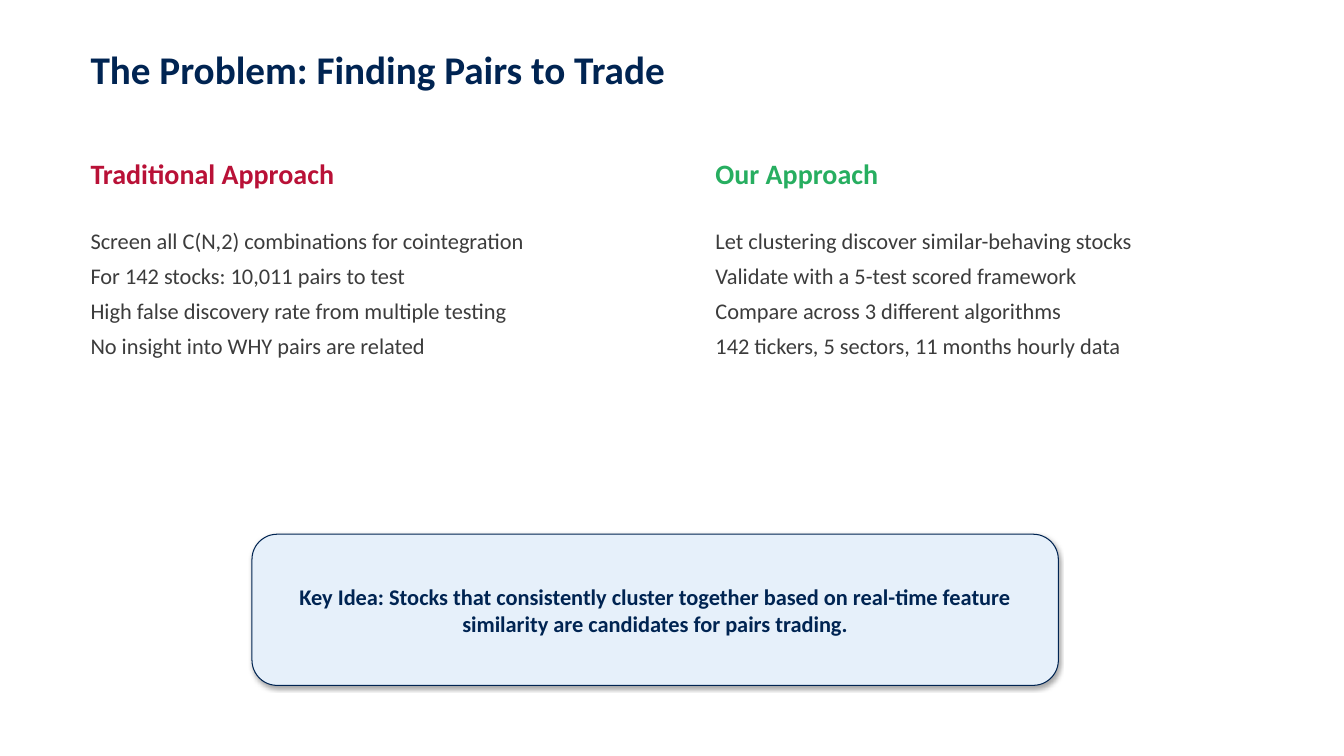
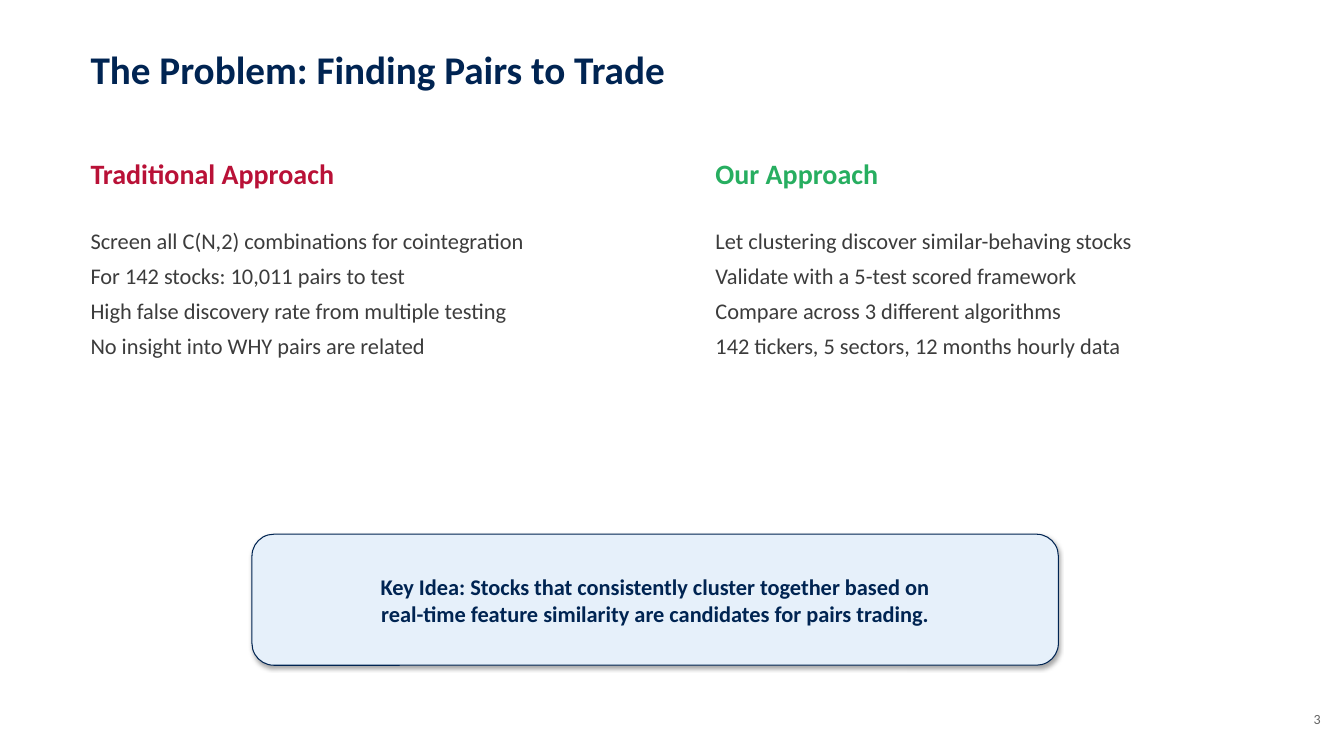
Before and after one commit to jcmcode/pairs-test, a slide deck: slide 3 of deliverables/presentation.pptx (slide 4 before the commit). Drawn at 1344x756 pixels with LibreOffice and Linux fonts; fonts in the diff are those of the drawing. Boxes give left, top, right and bottom in pixels: in the first picture for what was removed or moved away, otherwise in the second. Text is boxed around its words. In the diff, an @@ line names an element or a change of style, - is before the commit and + after.

```diff
--- a/deliverables/presentation.pptx
+++ b/deliverables/presentation.pptx
@@ text at bbox=[715, 338, 1120, 358]: text changed @@
-142 tickers, 5 sectors, 11 months hourly data
+142 tickers, 5 sectors, 12 months hourly data
@@ rounded rectangle "Key Idea: Stocks that consistently ...": place and size @@
-rounded rectangle "Key Idea: Stocks that consistently ..." at bbox=[252, 534, 1059, 686]
+rounded rectangle "Key Idea: Stocks that consistently ..." at bbox=[252, 534, 1059, 665]
@@ text added at bbox=[1314, 715, 1321, 724], 10 pt, text #646464 @@
+3
```
Also in this commit, not shown: 17 other slides changed, 2 slides added, 7 slides removed, 15 other files.
